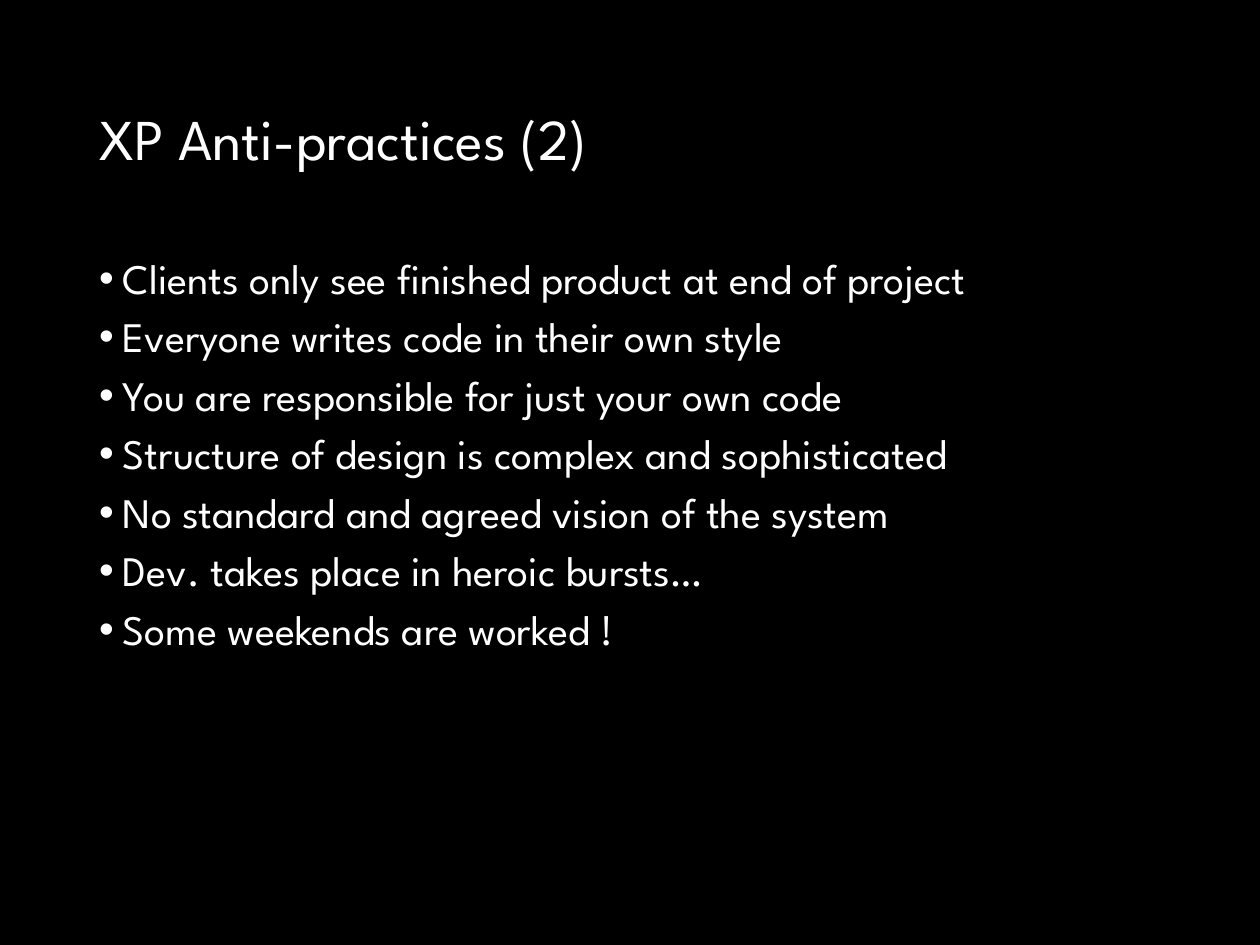
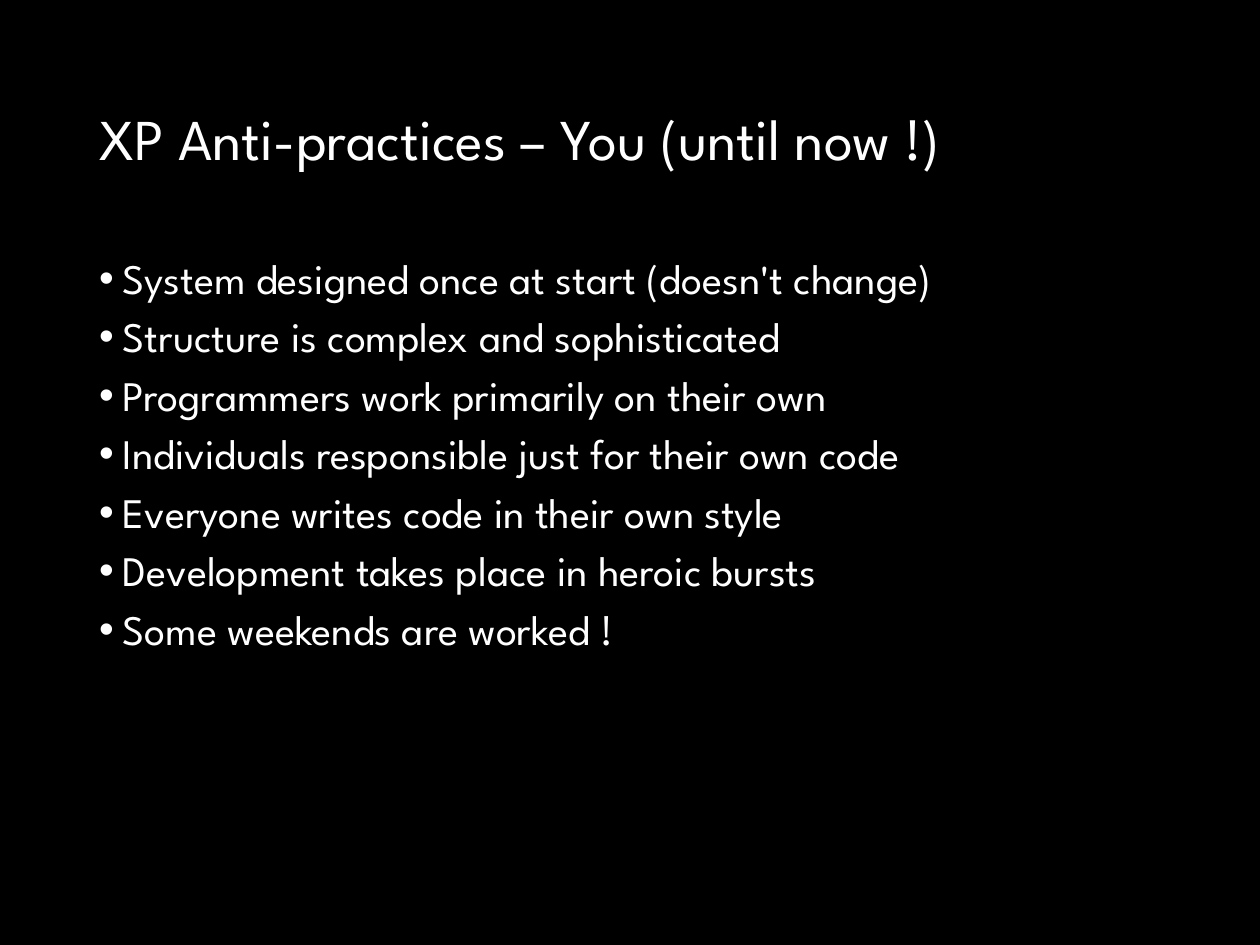
Before and after one commit to fossabot/SPE2018, a slide deck: slide 15 of Lecture Slides/04 Agile.pptx (slide 14 before the commit). Drawn at 1260x945 pixels with LibreOffice and Linux fonts; fonts in the diff are those of the drawing. Boxes give left, top, right and bottom in pixels: in the first picture for what was removed or moved away, otherwise in the second. Text is boxed around its words. In the diff, an @@ line names an element or a change of style, - is before the commit and + after.

```diff
--- a/Lecture Slides/04 Agile.pptx
+++ b/Lecture Slides/04 Agile.pptx
@@ title at bbox=[99, 120, 891, 172]: text changed @@
-XP Anti-practices (2)
+XP Anti-practices – You (until now !)
@@ text at bbox=[123, 265, 931, 479]: text changed @@
-• Clients only see finished product at end of project
+• System designed once at start (doesn't change)
+• Structure is complex and sophisticated
+• Programmers work primarily on their own
+• Individuals responsible just for their own code
@@ text at bbox=[123, 557, 816, 595]: text changed @@
-• You are responsible for just your own code
-• Structure of design is complex and sophisticated
-• No standard and agreed vision of the system
-• Dev. takes place in heroic bursts…
+• Development takes place in heroic bursts
```
Also in this commit, not shown: 16 other slides changed.
